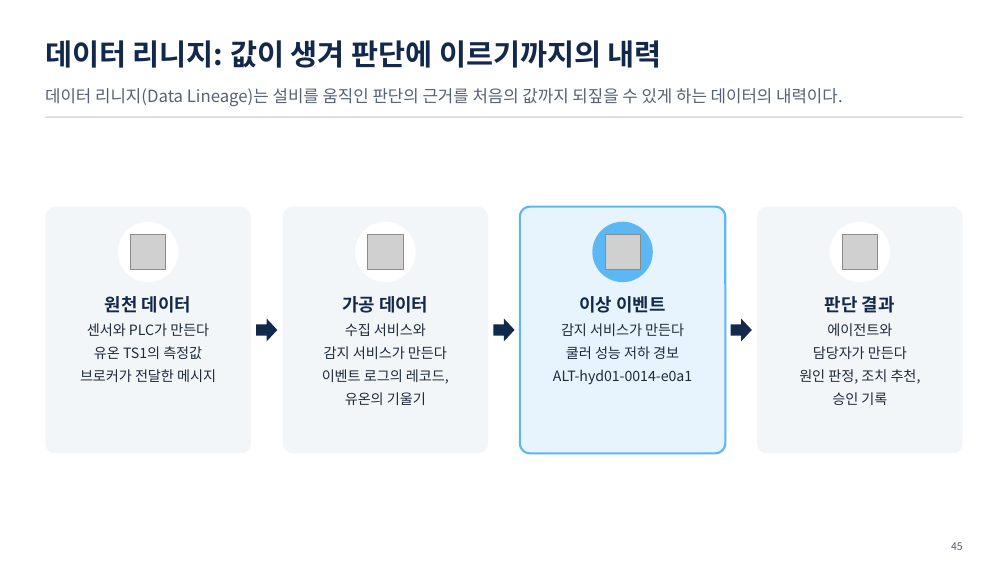
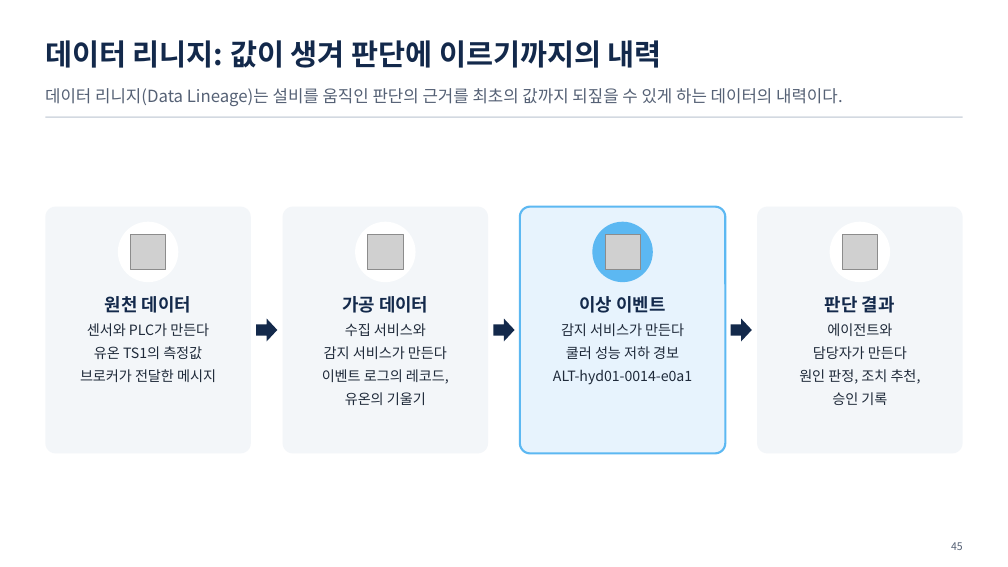
Before and after one commit to uengine-oss/hyd-iot-edu, a slide deck: slide 45 of course/slides/practical/실전반_01일차.pptx. Drawn at 1008x567 pixels with LibreOffice and Linux fonts; fonts in the diff are those of the drawing; grey boxes stand for pictures. Boxes give left, top, right and bottom in pixels: in the first picture for what was removed or moved away, otherwise in the second. Text is boxed around its words. In the diff, an @@ line names an element or a change of style, - is before the commit and + after.

```diff
--- a/course/slides/practical/실전반_01일차.pptx
+++ b/course/slides/practical/실전반_01일차.pptx
@@ text at <box>45,88,843,106</box>: text changed @@
-데이터 리니지(Data Lineage)는 설비를 움직인 판단의 근거를 처음의 값까지 되짚을 수 있게 하는 데이터의 내력이다.
+데이터 리니지(Data Lineage)는 설비를 움직인 판단의 근거를 최초의 값까지 되짚을 수 있게 하는 데이터의 내력이다.
```
Also in this commit, not shown: 9 other slides changed, 9 other files.
